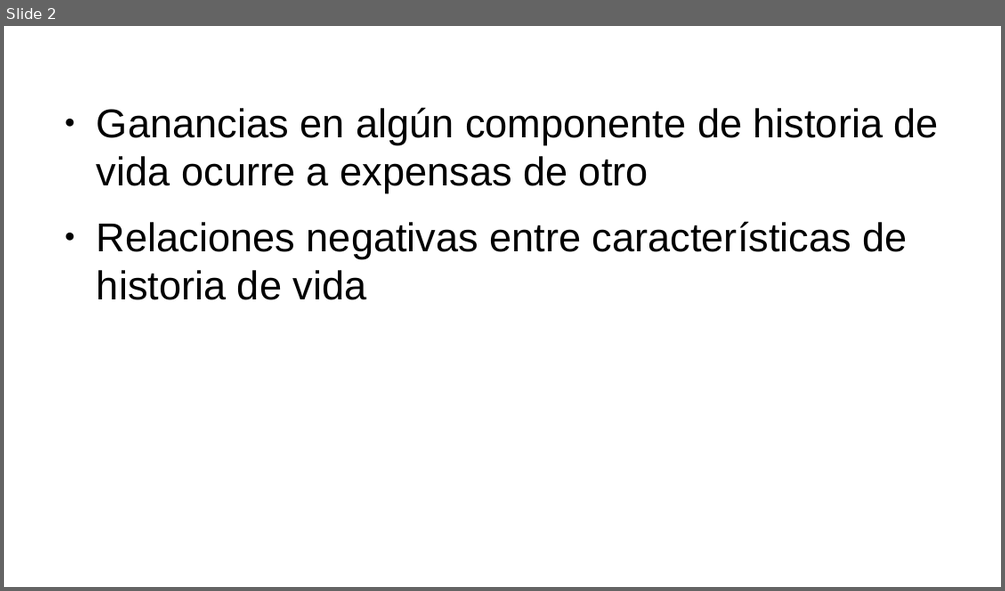
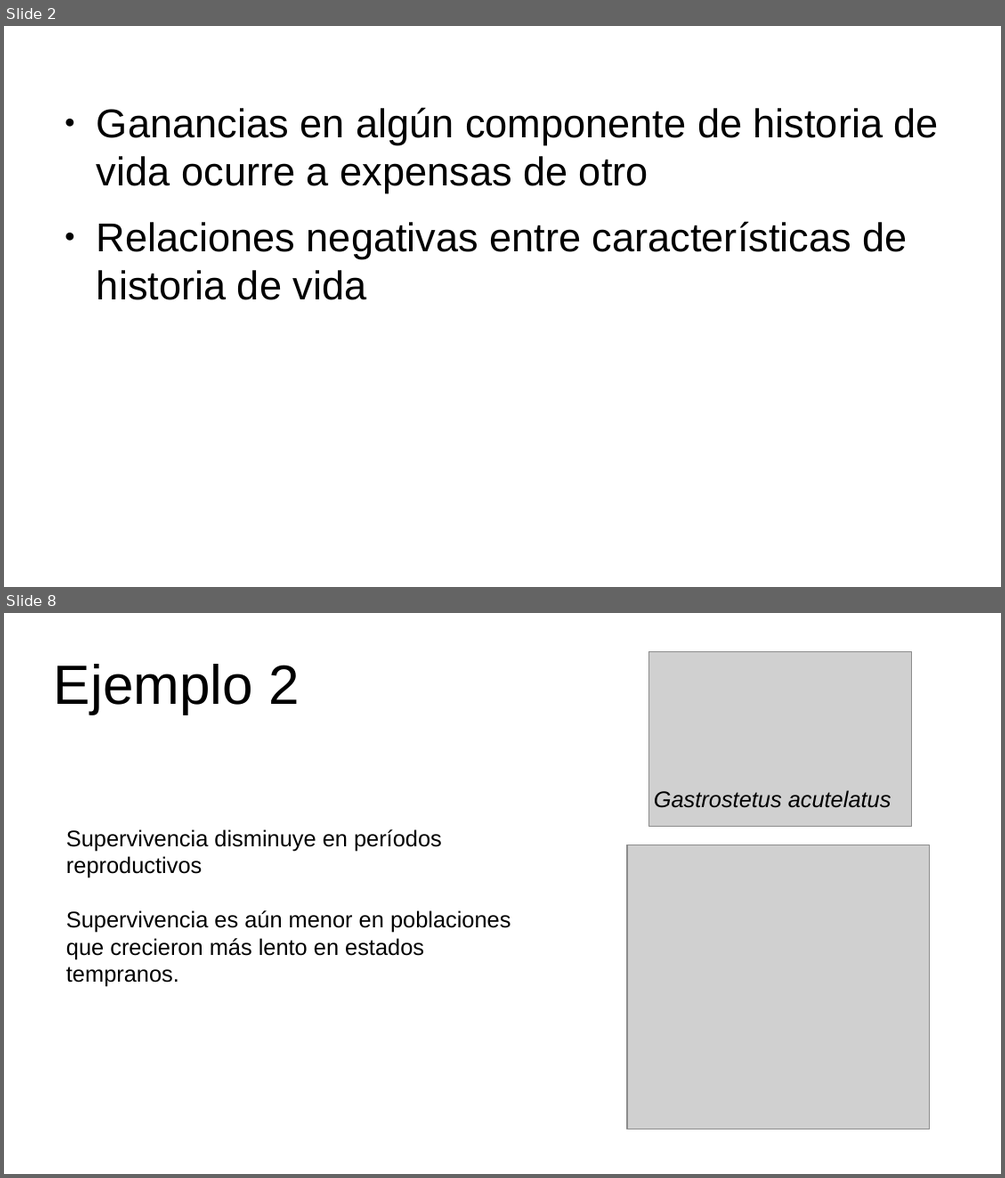
Before and after one commit to gerardommc/Ecologia-poblaciones, a slide deck: Unidad-3/Compromisos.odp. Shown one above the other, each under a label of ours: slide 2 before the commit, slides 2 and 8 after it; the slides between them are not shown. The pictures are 1005x591 and 1005x1178 pixels, drawn with LibreOffice and Linux fonts; fonts in the diff are those of the drawing; grey boxes stand for pictures. Boxes give left, top, right and bottom in pixels: in the first picture for what was removed or moved away, otherwise in the second. Text is boxed around its words. In the diff, an @@ line names an element or a change of style, - is before the commit and + after.

```diff
--- a/Unidad-3/Compromisos.odp
+++ b/Unidad-3/Compromisos.odp
@@ slide 8 added at (x1=4, y1=613, x2=1001, y2=1174), background #FFFFFF @@
@@ title added at (x1=54, y1=664, x2=299, y2=714), 44 pt, text #000000 @@
+Ejemplo 2
@@ picture added at (x1=649, y1=651, x2=912, y2=827) @@
@@ text added at (x1=654, y1=790, x2=891, y2=808), 18 pt, text #000000, italic @@
+Gastrostetus acutelatus
@@ text added at (x1=66, y1=829, x2=511, y2=987), 18 pt, text #000000 @@
+Supervivencia disminuye en períodos reproductivos
+Supervivencia es aún menor en poblaciones que crecieron más lento en estados tempranos.
@@ picture added at (x1=627, y1=845, x2=930, y2=1129) @@
```
Also in this commit, not shown: 1 slide changed, 7 other slides added, 1 slide removed, 14 other files.
